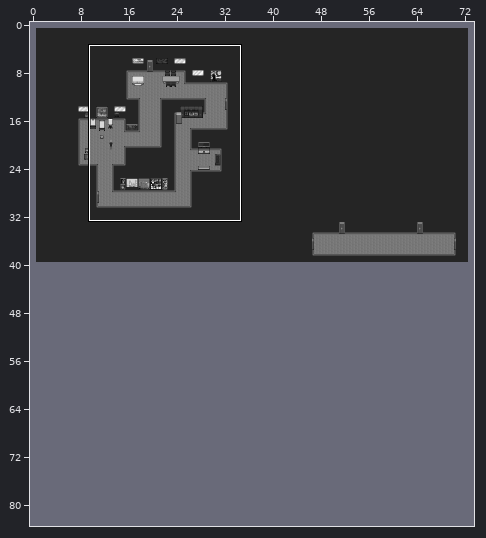
LDtk project, stored at assets/ldtk/time-marches-on.ldtk. The first picture is a wide view before the edit; the outline marks the close-up.
Close-up. Before:
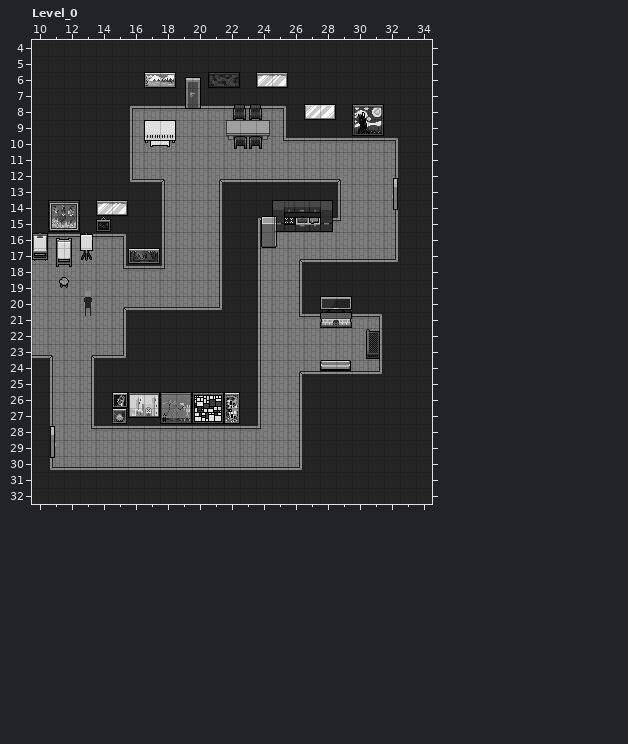
Cells are 16x16 px. Shown: Level_0 x 10..34, y 4..32. The commit also changed other parts of the map, which this record leaves out. The old version is drawn lined up with the new one.
And afterwards:
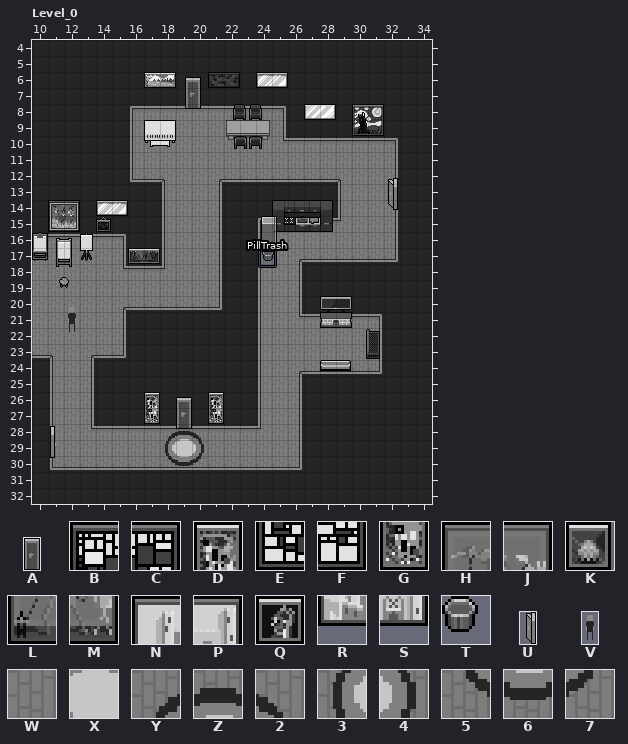
Key: from "Furniture": A 347, B 448, C 449, D 453, E 464, F 465, G 469, H 474, J 475, K 482, L 490, M 491, N 498, P 499, Q 500, R 514, S 515, T 680, U 780; from "HorrorHouse": V 16, W 80, X 232, Y 80 under 215, Z 80 under 216, 2 80 under 217, 3 80 under 231, 4 80 under 233, 5 80 under 247, 6 80 under 248, 7 80 under 249.
_ is an empty cell.
Objects are placed by their top-left corner, in cells (3,4 is the top-left corner of cell 3,4); size is 1x1 cell unless given.
Changes in this commit:
map size 74x41 -> 74x84 cells
Layer "BackgroundComposite":
y 28: x 18..20 WWW -> YZ2
y 29: x 18..20 WWW -> 3X4
y 30: x 18..20 WWW -> 567
Layer "Decor2":
y 26: x 15..22 QNPHJBCD -> __D___D_
y 27: x 15..22 KRSLMEFG -> __G___G_
Layer "Entities":
changed: V "PlayerVessel" at 13,19.5 size 1x2 -> V "PlayerVessel" at 12,20.5 size 1x2
added: A "BathroomDoor" at 19,26.3 size 1x2
added: T "Trash" at 24.4,17.1
added: "PillTrash" rectangle at 24.2,17.1
added: U "CrackedSideDoor1" at 31.9,12.6 size 1x2
